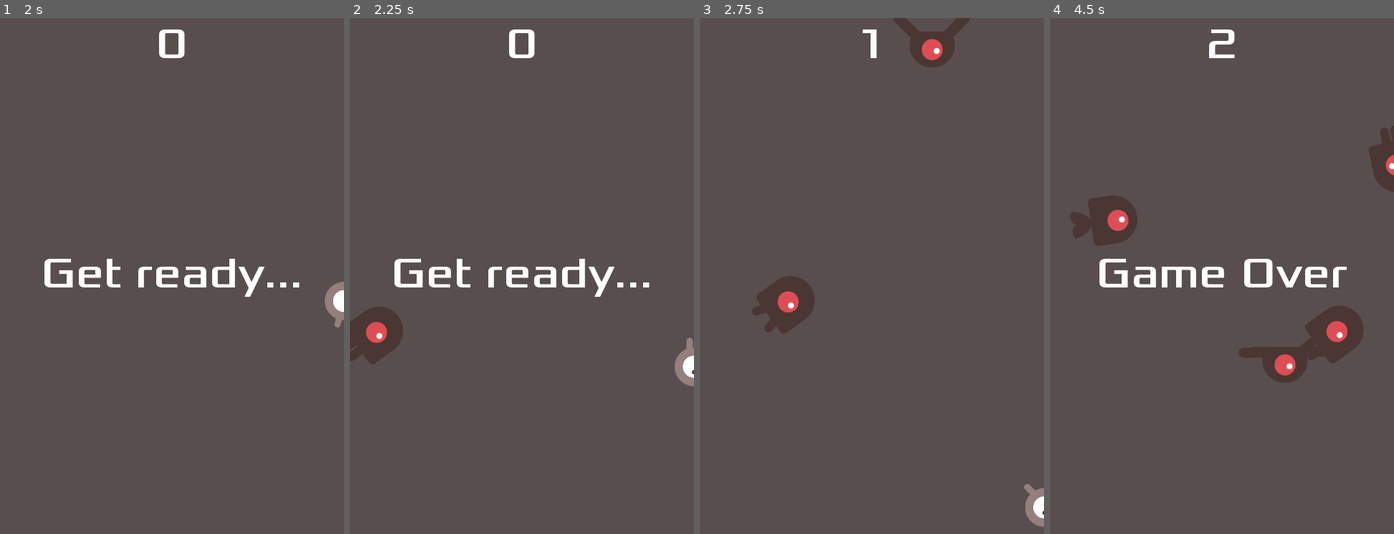
Above: before the commit, frames 1-4 (left to right).
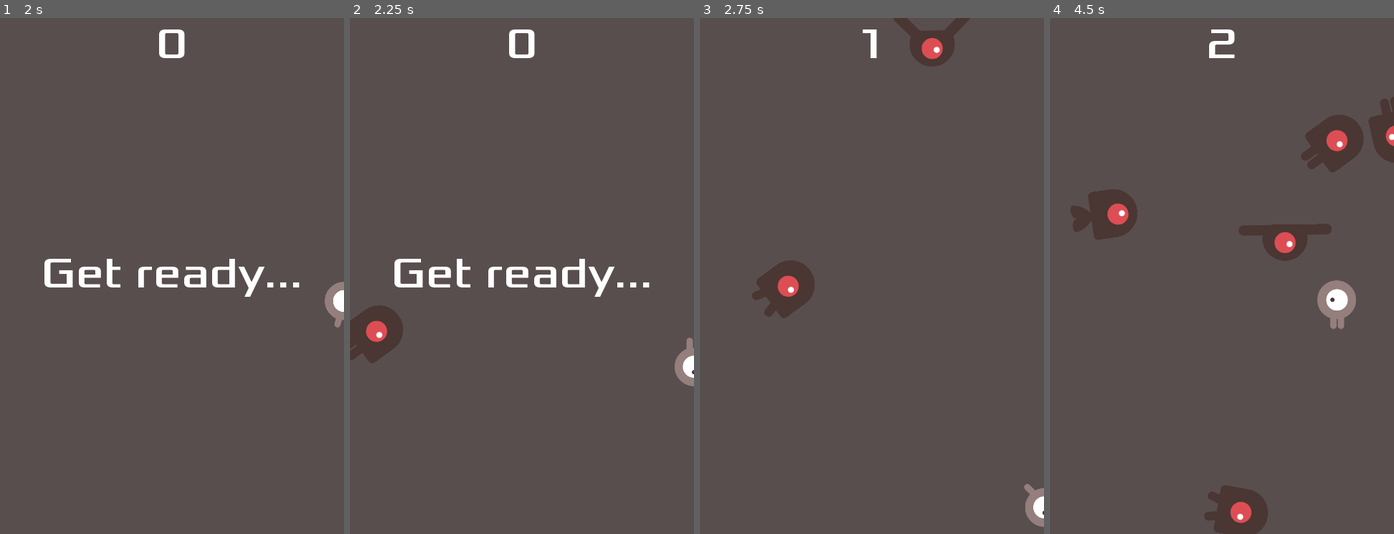
Above: after the commit, the same moments.

Repository: Millenium47/2d-dodge-the-creeps
Game: Godot game, scene res://Main.tscn
Same seed, same stepped clock (60 frames per second), same inputs: the game is played once before the commit and once after it.
Inputs:
- Up to frame 1 (2 s): click "Start" at 0.5 s; tap Enter at 1.25 s; hold Right (move_right) from 1.28 s (still down)
- Up to frame 2 (2.25 s): release Right (move_right) at 2.03 s; hold Down (move_down) from 2.03 s (still down)
- Up to frame 3 (2.75 s): keep holding Down (move_down)
- Up to frame 4 (4.5 s): release Down (move_down) at 2.78 s; hold Right (move_right) 2.78-3.53 s; hold Up (move_up) 3.53-4.28 s; hold Left (move_left) from 4.28 s (still down)

Frame 1 is identical in both runs. In frame 2, 0.1% of the frame differs, in the area x 0-15%, y 55-68%; in frame 3, 1.4%; in frame 4, 9.4%, in the area x 5-100%, y 15-100%.

Commit message:
Updated README

Diff:
--- a/actors/Enemy.tscn
+++ b/actors/Enemy.tscn
@@ -32,6 +32,7 @@
 
 [node name="Enemy" type="RigidBody2D" groups=["enemies"]]
 collision_mask = 0
+gravity_scale = 0.0
 script = ExtResource( 7 )
 
 [node name="AnimatedSprite" type="AnimatedSprite" parent="."]
--- a/actors/Player.gd
+++ b/actors/Player.gd
@@ -13,10 +13,12 @@
 	hide()
 
 func _process(delta):
-	position += _get_direction() * speed * delta
+	position += _get_velocity() * delta
 	position.x = clamp(position.x, 0, screen_size.x)
 	position.y = clamp(position.y, 0, screen_size.y)
 
+func _get_velocity():
+	return _get_direction() * speed
 
 func _get_direction():
 	direction.x = Input.get_action_strength("move_right") - Input.get_action_strength("move_left")
Not shown, changed: README.md
